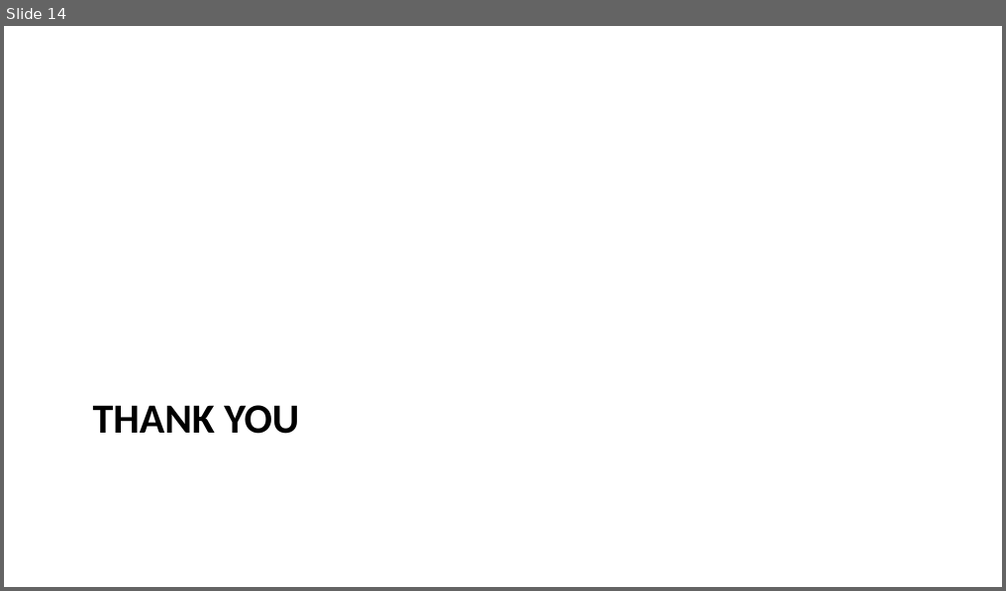
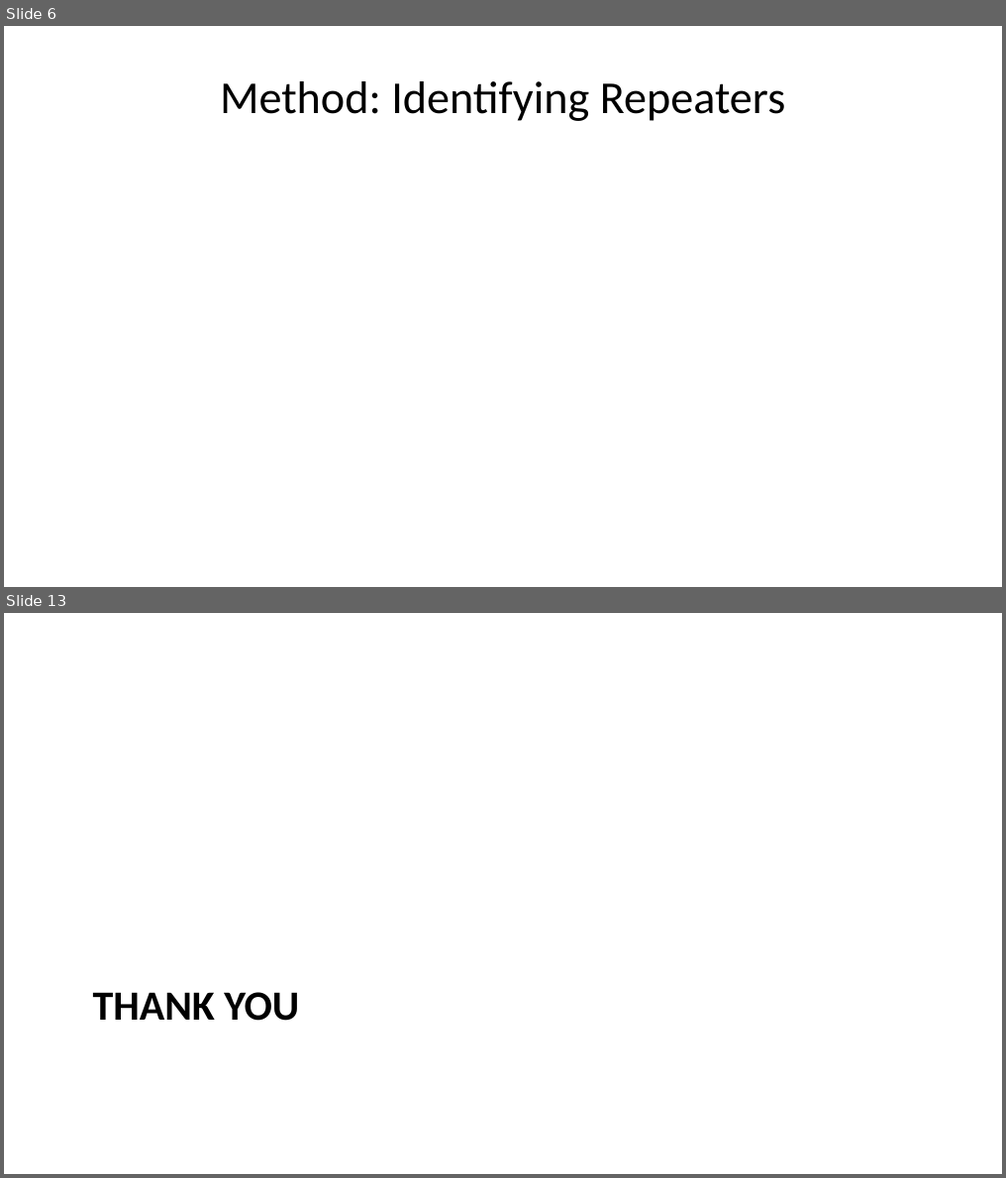
Before and after one commit to Thaza-Kun/sarjana, a slide deck: docs/slides/andersen_2023/slides.pptx. Shown one above the other, each under a label of ours: slide 14 before the commit, slides 6 and 13 after it; the slides between them are not shown. The pictures are 1006x591 and 1006x1178 pixels, drawn with LibreOffice and Linux fonts; fonts in the diff are those of the drawing. Boxes give left, top, right and bottom in pixels: in the first picture for what was removed or moved away, otherwise in the second. Text is boxed around its words. In the diff, an @@ line names an element or a change of style, - is before the commit and + after.

Commit message:
✨ NEW Focus on some repeaters

```diff
--- a/docs/slides/andersen_2023/slides.pptx
+++ b/docs/slides/andersen_2023/slides.pptx
@@ slide 6 added at bbox=[4, 26, 1002, 587], background #FFFFFF @@
@@ title added at bbox=[220, 81, 785, 121], 33 pt, text #000000 @@
+Method: Identifying Repeaters
@@ what was slide 14 is now slide 13 @@
```
Also in this commit, not shown: 3 slides changed, 11 other slides added, 12 slides removed, 20 other files.
